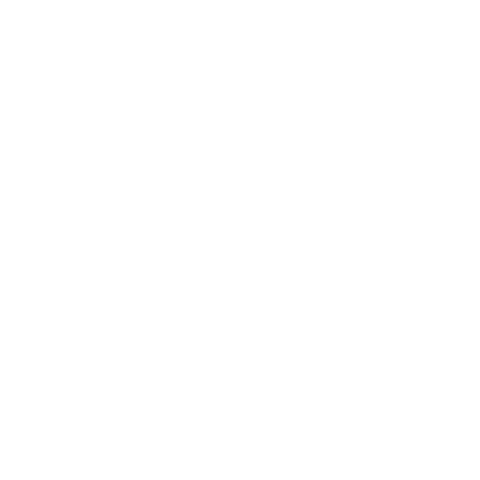
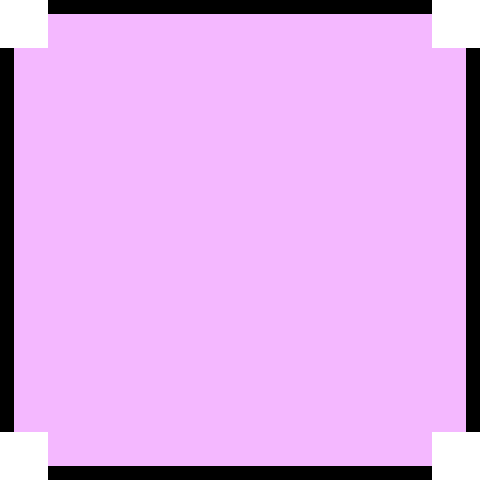
Two versions of the same layered image (480×480). Layer-by-layer changes:
added group "Walls_thinner" with 3 layers above "Walls" over 0, 0, 480, 480
added layer "borders copy" in group "Walls_thinner" over 0, 0, 480, 480
added layer "NEWGRID copy" (28%) in group "Walls_thinner" over 0, 0, 480, 480
hid "wall_15" over 0, 0, 480, 480
